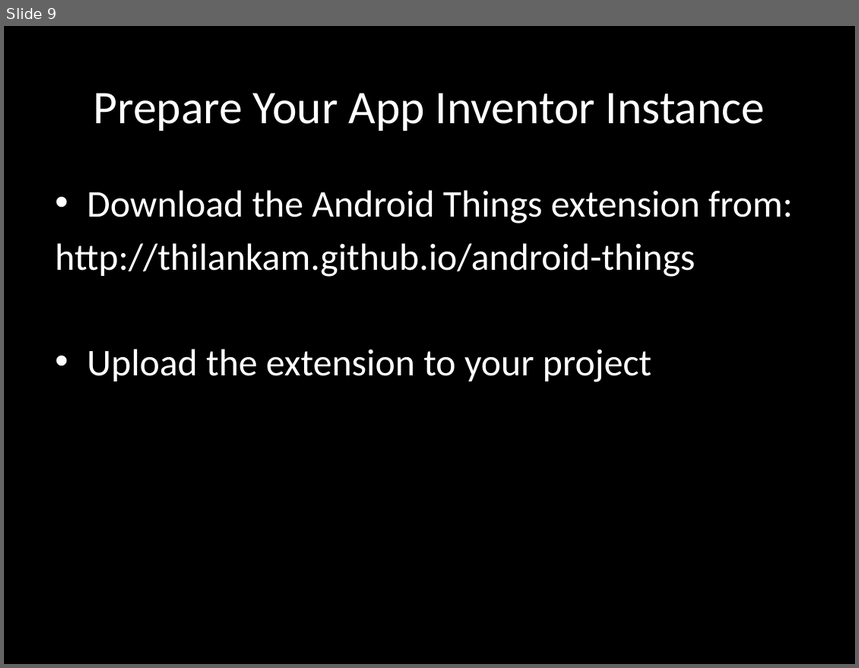
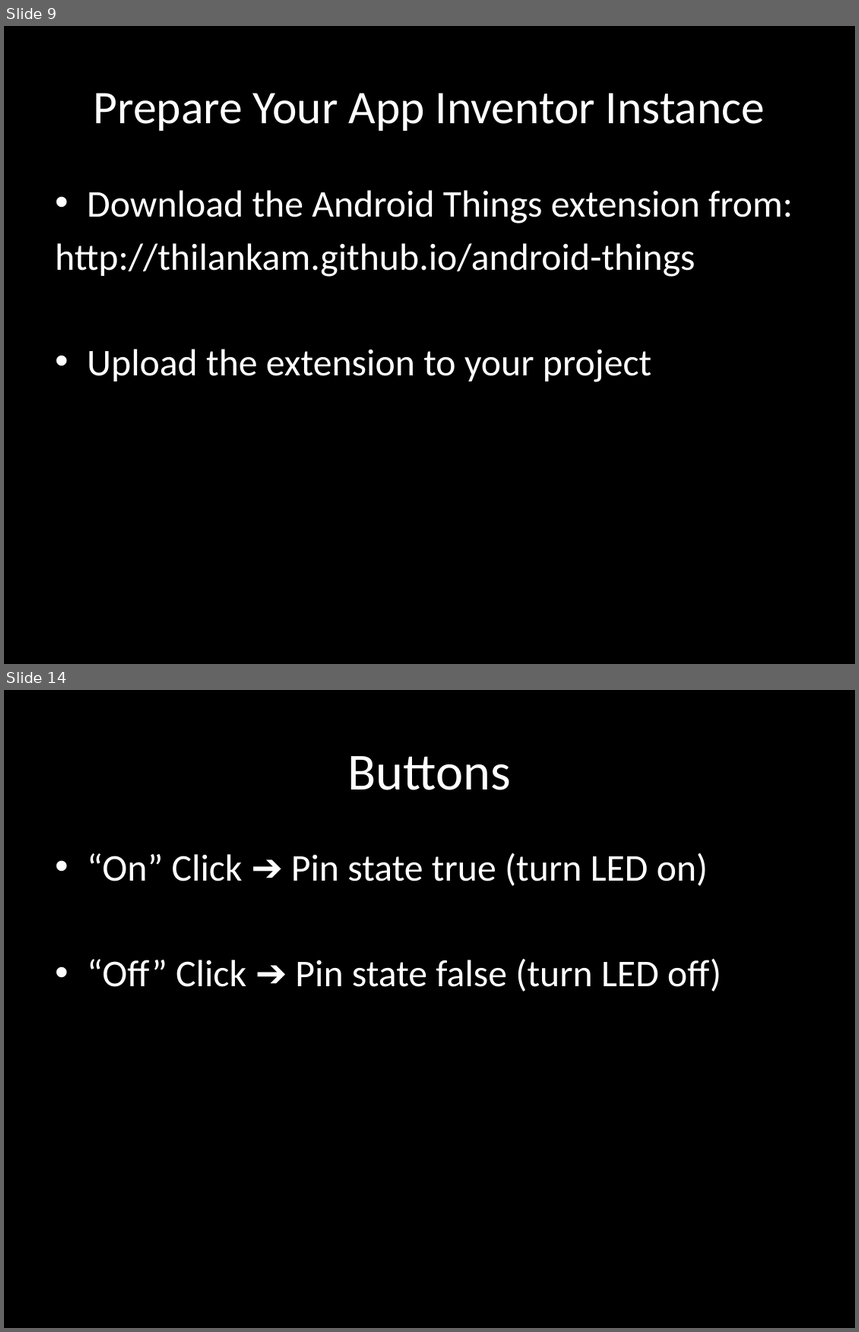
Before and after one commit to thilankam/thilankam.github.io, a slide deck: gsoc17/tutorial/Android_Things_GPIO_Output/movie_presentation.pptx. Shown one above the other, each under a label of ours: slide 9 before the commit, slides 9 and 14 after it; the slides between them are not shown. The pictures are 859x668 and 859x1332 pixels, drawn with LibreOffice and Linux fonts; fonts in the diff are those of the drawing. Boxes give left, top, right and bottom in pixels: in the first picture for what was removed or moved away, otherwise in the second. Text is boxed around its words. In the diff, an @@ line names an element or a change of style, - is before the commit and + after.

```diff
--- a/gsoc17/tutorial/Android_Things_GPIO_Output/movie_presentation.pptx
+++ b/gsoc17/tutorial/Android_Things_GPIO_Output/movie_presentation.pptx
@@ slide 14 added at (4,690,855,1328), background #000000 @@
@@ title added at (348,756,511,790), 44 pt, text #FFFFFF @@
+Buttons
@@ text added at (87,853,721,992), 32 pt, text #FFFFFF @@
+• “On” Click ➔ Pin state true (turn LED on)
+• “Off” Click ➔ Pin state false (turn LED off)
```
Also in this commit, not shown: 6 other slides added, 5 other files.
